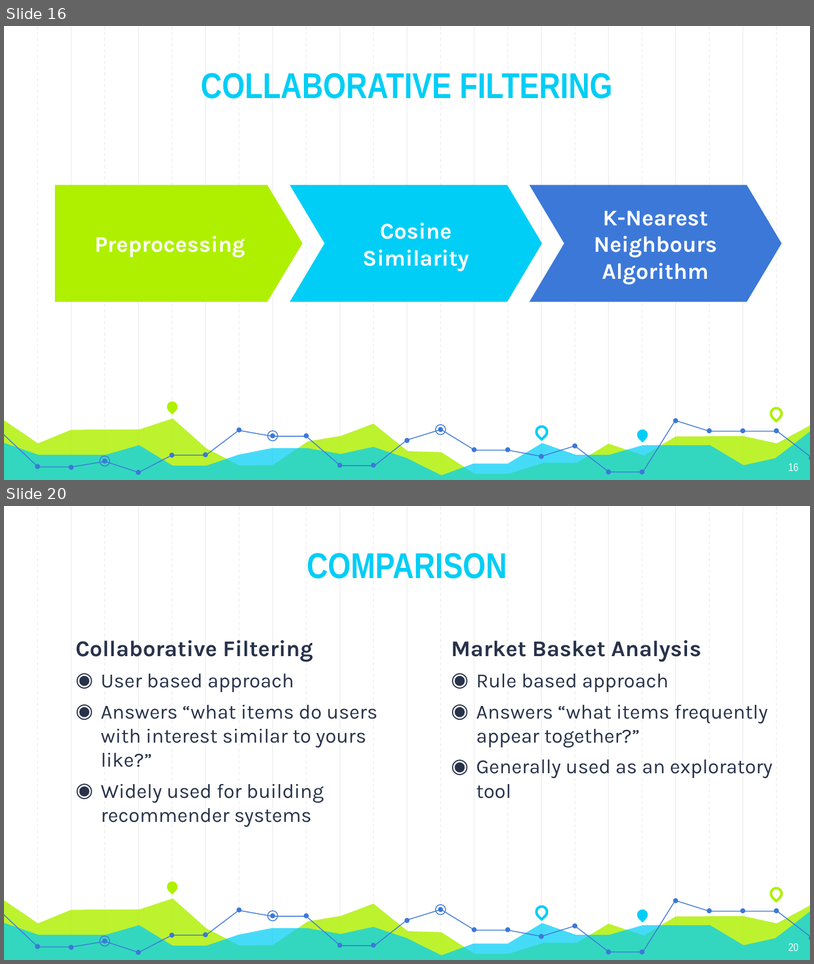
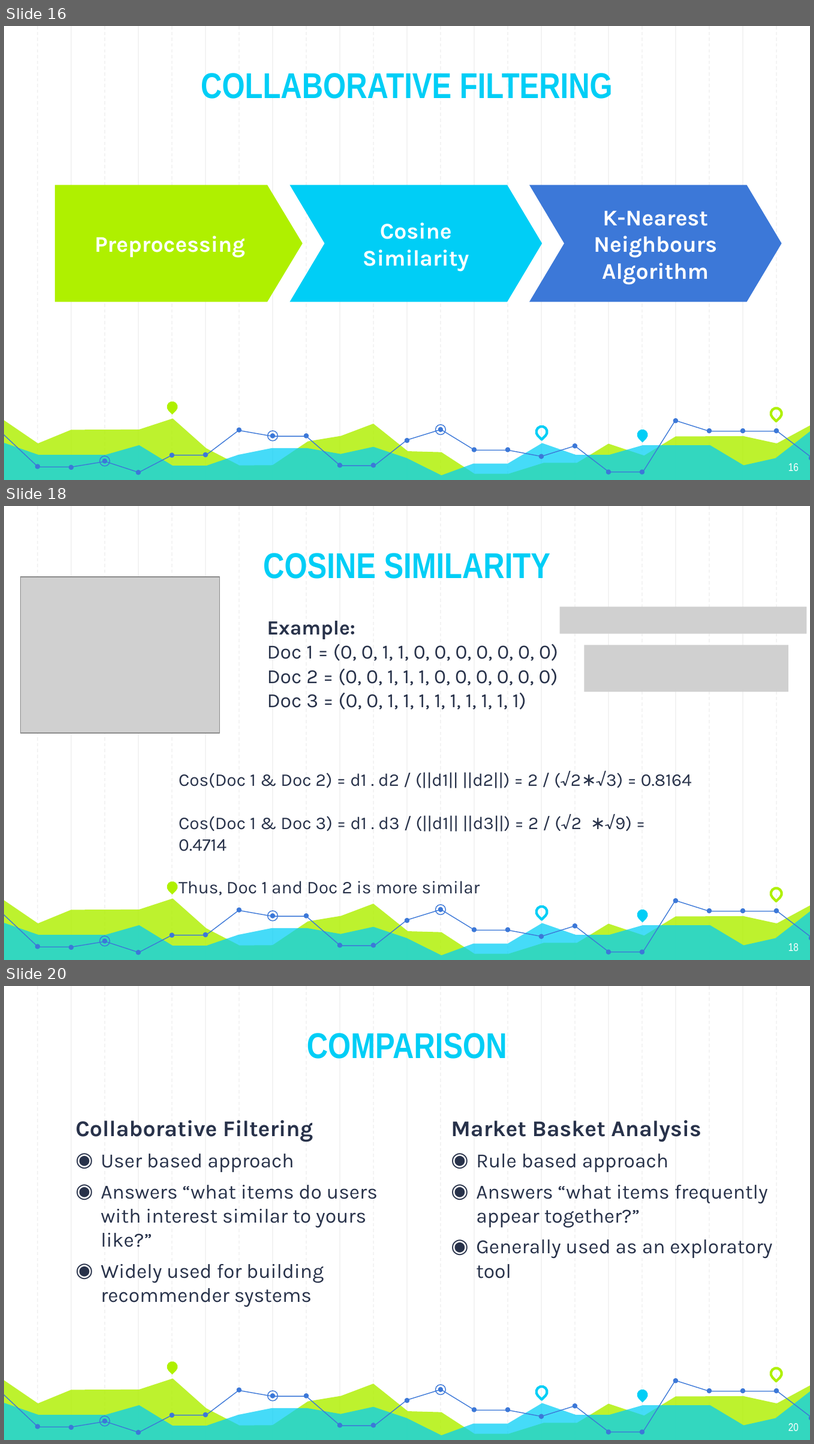
Before and after one commit to Andyayk/app, a slide deck: Graph Based Search.pptx. Shown one above the other, each under a label of ours: slides 16 and 20 before the commit, slides 16, 18 and 20 after it; the slides between them are not shown. The pictures are 814x964 and 814x1444 pixels, drawn with LibreOffice and Linux fonts; fonts in the diff are those of the drawing; grey boxes stand for pictures. Boxes give left, top, right and bottom in pixels: in the first picture for what was removed or moved away, otherwise in the second. Text is boxed around its words. In the diff, an @@ line names an element or a change of style, - is before the commit and + after.

```diff
--- a/Graph Based Search.pptx
+++ b/Graph Based Search.pptx
@@ slide 18 added at <box>4,506,810,960</box>, background #FFFFFF; not listed: 59 template elements that a slide beside it also shows @@
@@ text added at <box>263,553,551,579</box>, 32 pt, text #00CEF6, bold @@
+COSINE SIMILARITY
@@ picture added at <box>20,577,219,733</box> @@
@@ picture added at <box>560,607,807,634</box> @@
@@ text added at <box>267,621,558,709</box>, 18 pt, text #28324A @@
+  Example:
+  Doc 1 = (0, 0, 1, 1, 0, 0, 0, 0, 0, 0, 0)
+  Doc 2 = (0, 0, 1, 1, 1, 0, 0, 0, 0, 0, 0)
+  Doc 3 = (0, 0, 1, 1, 1, 1, 1, 1, 1, 1, 1)
@@ picture added at <box>585,645,789,691</box> @@
@@ text added at <box>179,771,692,895</box>, 16 pt, text #28324A @@
+  Cos(Doc 1 & Doc 2) = d1 . d2 / (||d1|| ||d2||) = 2 / (√2∗√3) = 0.8164
+  Cos(Doc 1 & Doc 3) = d1 . d3 / (||d1|| ||d3||) = 2 / (√2 ∗√9) = 0.4714
+  Thus, Doc 1 and Doc 2 is more similar
@@ page number added at <box>789,943,799,951</box>, 10 pt, text #FFFFFF @@
+18
```
Also in this commit, not shown: 6 slides changed, 1 slide removed, 1 other file.
